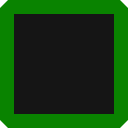
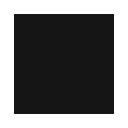
The second 128 × 128 image is a revision of the first. Changes to its layers:
pixels changed over [0, 0, 128, 128] (layer not identified)
